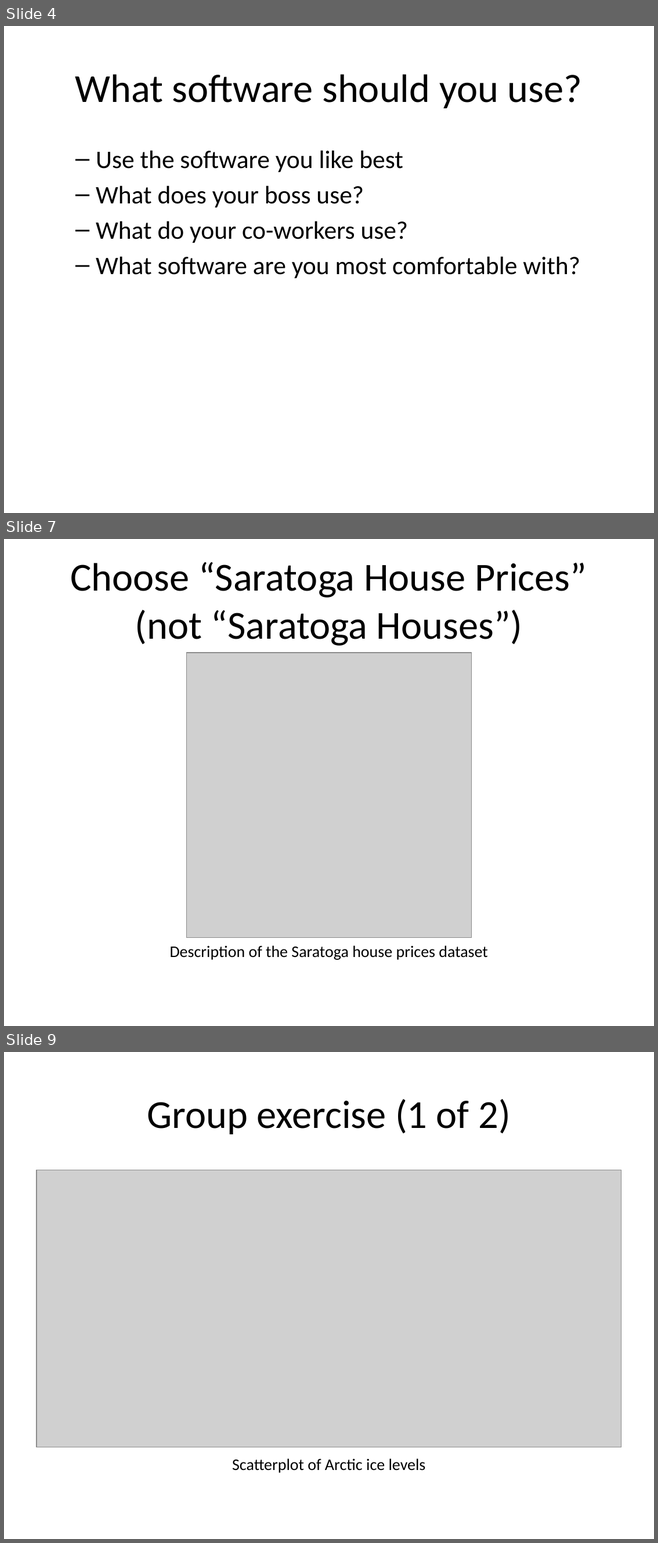
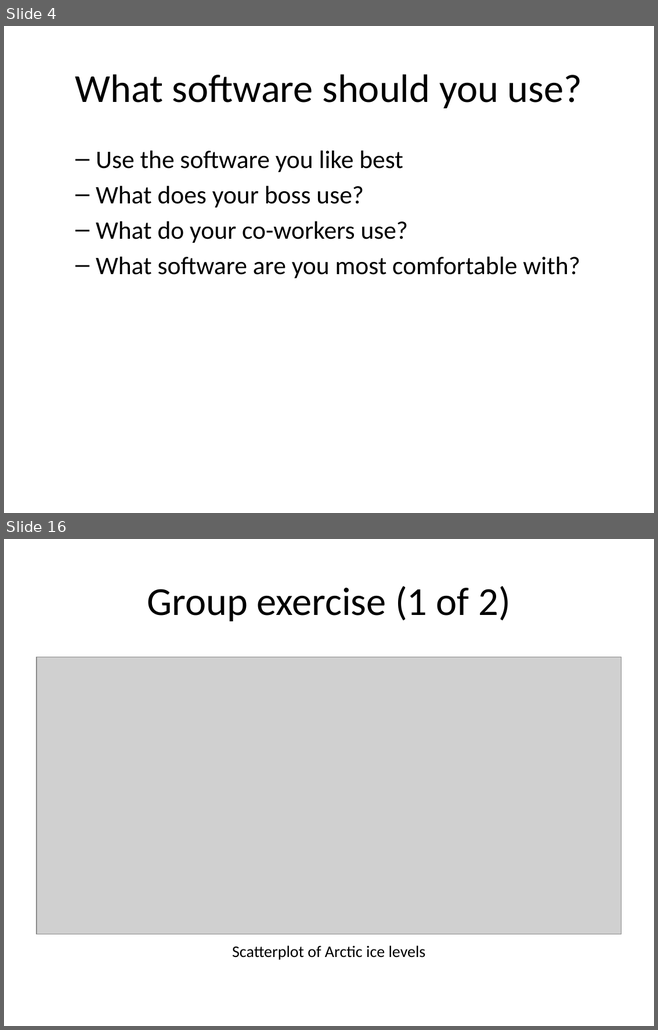
Before and after one commit to pmean/data-visualization, a slide deck: data-viz-01/src/v01-main-scatterplots.pptx. Shown one above the other, each under a label of ours: slides 4, 7 and 9 before the commit, slides 4 and 16 after it; the slides between them are not shown. The pictures are 658x1543 and 658x1030 pixels, drawn with LibreOffice and Linux fonts; fonts in the diff are those of the drawing; grey boxes stand for pictures. Boxes give left, top, right and bottom in pixels: in the first picture for what was removed or moved away, otherwise in the second. Text is boxed around its words. In the diff, an @@ line names an element or a change of style, - is before the commit and + after.

```diff
--- a/data-viz-01/src/v01-main-scatterplots.pptx
+++ b/data-viz-01/src/v01-main-scatterplots.pptx
@@ slide 7 removed at (x1=4, y1=539, x2=654, y2=1026), background #FFFFFF @@
@@ title removed at (x1=70, y1=562, x2=586, y2=646) @@
-Choose “Saratoga House Prices” (not “Saratoga Houses”)
@@ picture removed at (x1=187, y1=653, x2=471, y2=938) @@
@@ text removed at (x1=170, y1=946, x2=487, y2=960) @@
-Description of the Saratoga house prices dataset
@@ what was slide 9 is now slide 16 @@
```
Also in this commit, not shown: 11 slides added, 3 other slides removed, 5 other files.
